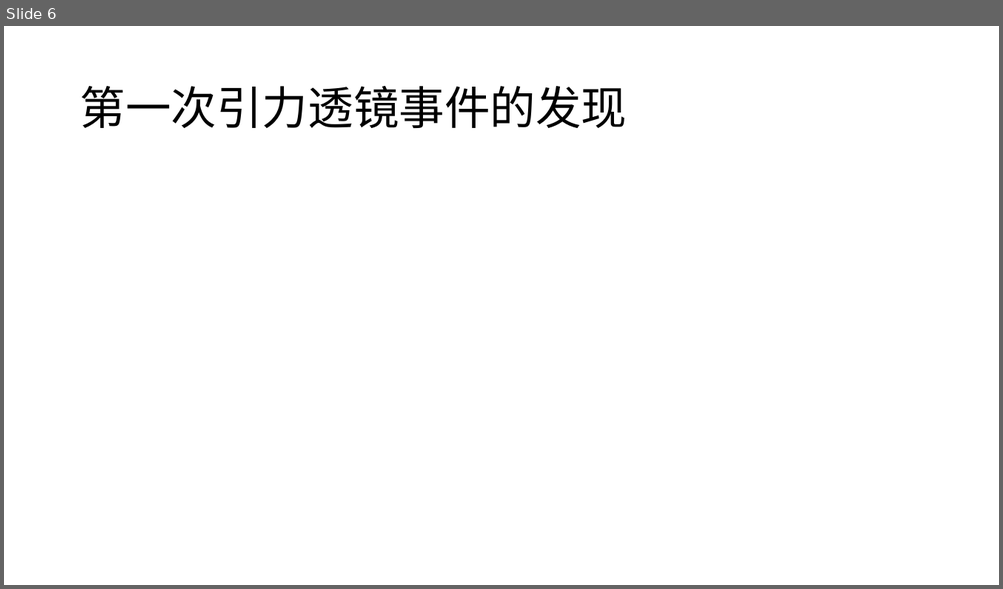
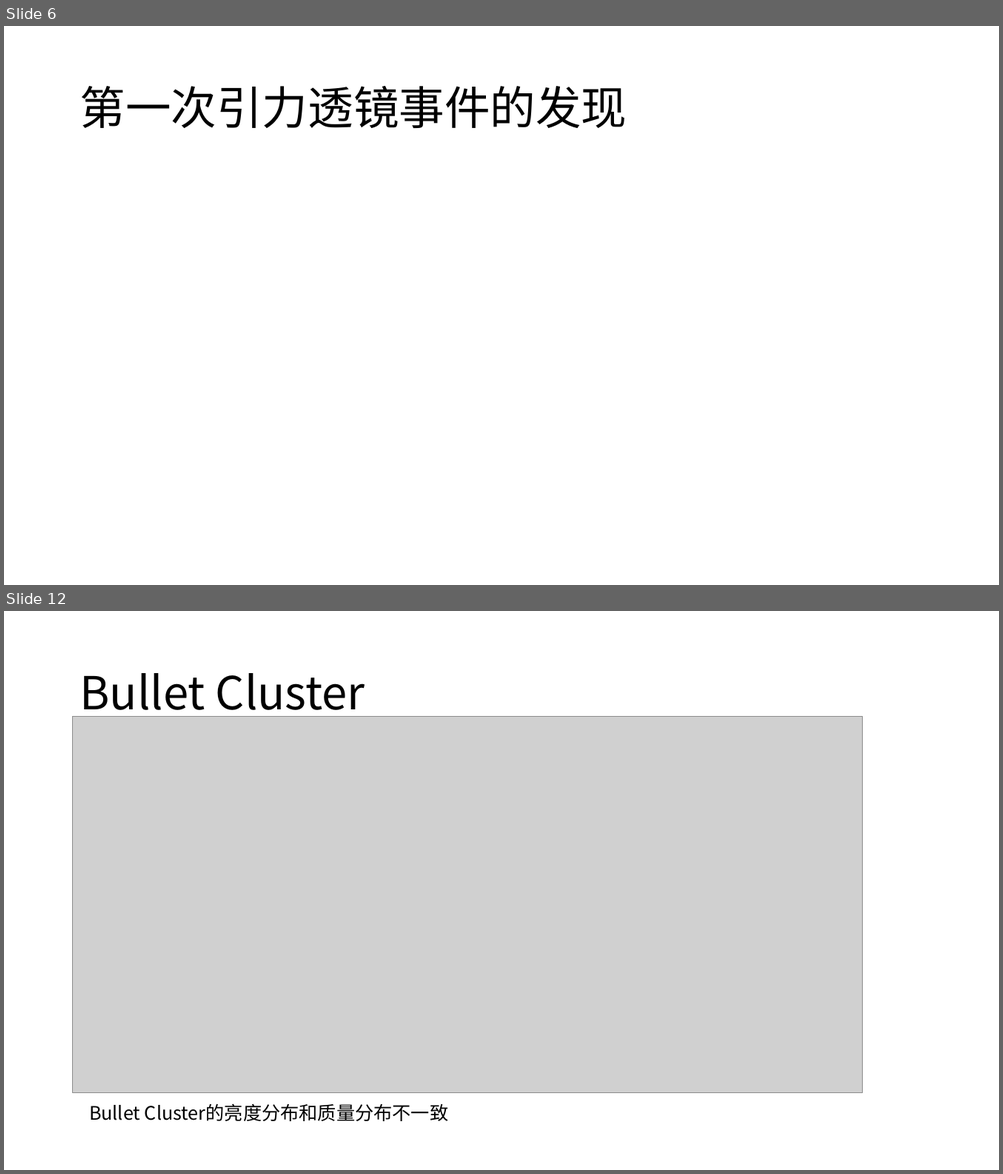
Before and after one commit to willlake/Gravitational-lens, a slide deck: Gravitational lens.pptx. Shown one above the other, each under a label of ours: slide 6 before the commit, slides 6 and 12 after it; the slides between them are not shown. The pictures are 1003x589 and 1003x1174 pixels, drawn with LibreOffice and Linux fonts; fonts in the diff are those of the drawing; grey boxes stand for pictures. Boxes give left, top, right and bottom in pixels: in the first picture for what was removed or moved away, otherwise in the second. Text is boxed around its words. In the diff, an @@ line names an element or a change of style, - is before the commit and + after.

```diff
--- a/Gravitational lens.pptx
+++ b/Gravitational lens.pptx
@@ slide 12 added at <box>4,611,999,1170</box>, background #FFFFFF @@
@@ title added at <box>79,673,365,721</box>, 44 pt, text #000000 @@
+Bullet Cluster
@@ picture added at <box>73,716,862,1093</box> @@
@@ text added at <box>89,1104,448,1122</box>, 18 pt, text #000000 @@
+Bullet Cluster的亮度分布和质量分布不一致
```
Also in this commit, not shown: 1 slide changed, 5 other slides added, 1 slide removed, 3 other files.
